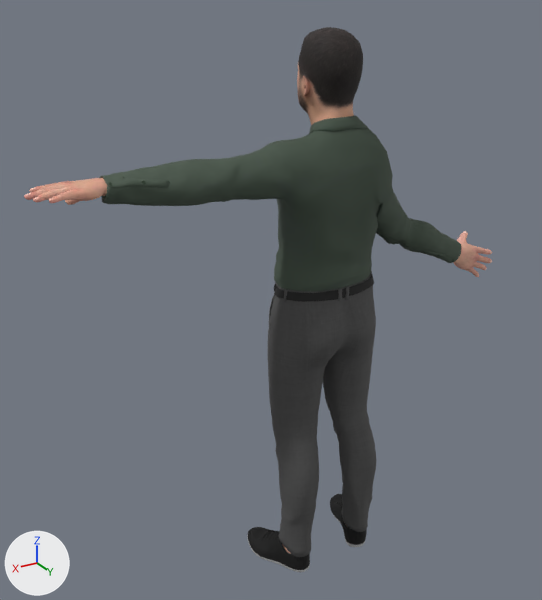
A saved change to the glTF model public/models/zelenski.glb.
Before and after are seen from a 50 mm lens placed at (1.29, 1.81, 1.931), pointed at (0.129, -0.123, 0.964). The axes (+X, +Y, +Z) are drawn at lower left. The lights are the same throughout. The first picture is the older version. Where no turn or scale is listed for an object, it has been applied to the vertices. Vertices at exactly the same position are counted once.

The older version as bpy lines, for what is in view:
```python
me_1 = bpy.data.meshes.new('1')
me_1.from_pydata(...)  # 6975 vertices, 13823 faces; spans x -0.092..0.096, y -0.143..0.087, z 1.456..1.803
me_1.materials.append(mat_avatarhead)  # picture img_image_1
me_avatarbody_avatarbody_0 = bpy.data.meshes.new('AvatarBody_AvatarBody_0')
me_avatarbody_avatarbody_0.from_pydata(...)  # 1833 vertices, 3548 faces; spans x -0.73..0.88, y -0.13..0.09, z 0.05..1.46
me_avatarbody_avatarbody_0.materials.append(mat_avatarbody)  # picture img_image_0
me_outfit_outfit_0 = bpy.data.meshes.new('outfit_outfit_0')
me_outfit_outfit_0.from_pydata(...)  # 13663 vertices, 25105 faces; spans x -0.56..0.69, y -0.16..0.14, z 0.0..1.57
me_outfit_outfit_0.materials.append(mat_outfit)  # picture img_image_6
ob_object_15 = bpy.data.objects.new('Object_15', me_outfit_outfit_0)
ob_object_15.location = (0.0, 0.0, 0.0)
ob_object_6 = bpy.data.objects.new('Object_6', me_avatarbody_avatarbody_0)
ob_object_6.location = (0.0, 0.0, 0.0)
ob_object_8 = bpy.data.objects.new('Object_8', me_1)
ob_object_8.location = (0.0, 0.0, 0.0)
```
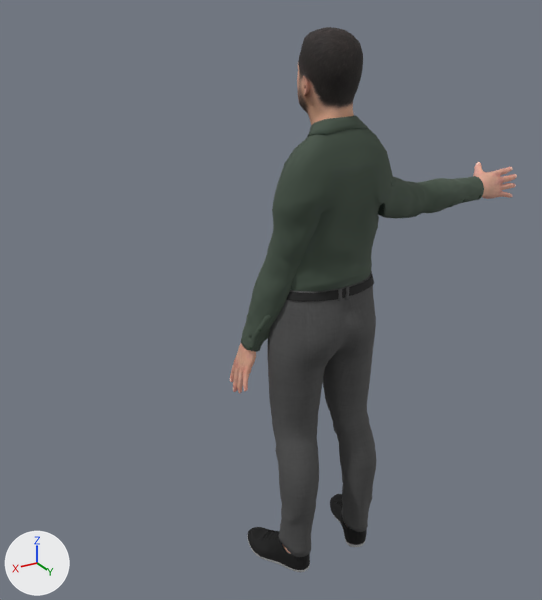
What differs and where, as boxes (x1, y1, x2, y2) in the pictures (542 x 600 px; the box of a moved part takes in the faces that stretch with it):
'Object_15', reshaped (33% narrower): before (100, 116, 461, 572); after (241, 116, 484, 572)
'Object_6', reshaped (39% narrower): before (24, 178, 492, 554); after (230, 162, 517, 554)
part 1 of me_avatarbody_avatarbody_0, moved or reshaped: before (24, 178, 107, 205); after (230, 344, 256, 393)
part 2 of me_avatarbody_avatarbody_0, moved or reshaped: before (453, 231, 492, 277); after (473, 162, 517, 199)
part 3 of me_outfit_outfit_0, moved or reshaped: before (100, 121, 461, 263); after (241, 121, 484, 352)

Patch to the scene script:
```diff
--- a/public/models/zelenski.glb.py
+++ b/public/models/zelenski.glb.py
@@ me_avatarbody_avatarbody_0 @@
 # used by ob_object_6; location = (0.0, 0.0, 0.0)
-me_avatarbody_avatarbody_0.from_pydata(...)  # 1833 vertices, 3548 faces; spans x -0.73..0.88, y -0.13..0.09, z 0.05..1.46
+me_avatarbody_avatarbody_0.from_pydata(...)  # 1833 vertices, 3548 faces; spans x -0.83..0.27, y -0.21..0.09, z 0.05..1.33
+# me_avatarbody_avatarbody_0 part 1: the loose piece of 866 vertices spanning x 0.66..0.88, y -0.13..0.02, z 1.38..1.46 is multiplied about its middle by the matrix ((0.219, 0.118, 0.969), (-0.118, 0.989, -0.093), (-0.969, -0.093, 0.23)), then moved by (-0.55, -0.08, -0.67)
+# me_avatarbody_avatarbody_0 part 2: the loose piece of 882 vertices spanning x -0.73..-0.51, y -0.06..0.03, z 0.93..1.09 is multiplied about its middle by the matrix ((0.91, -0.042, 0.412), (0.149, 0.961, -0.232), (-0.386, 0.272, 0.881)), then moved by (-0.09, -0.01, 0.25)
 me_avatarbody_avatarbody_0.materials.append(mat_avatarbody)
@@ me_outfit_outfit_0 @@
 # used by ob_object_15; location = (0.0, 0.0, 0.0)
-me_outfit_outfit_0.from_pydata(...)  # 13663 vertices, 25105 faces; spans x -0.56..0.69, y -0.16..0.14, z 0.0..1.57
+me_outfit_outfit_0.from_pydata(...)  # 13663 vertices, 25105 faces; spans x -0.63..0.25, y -0.16..0.14, z 0.0..1.57
+# me_outfit_outfit_0 part 3: 2068 of 13663 vertices moved; they spanned x -0.56..0.69, y -0.09..0.14, z 1.01..1.55 and now span x -0.63..0.25, y -0.15..0.14, z 0.82..1.55; mean shift (-0.18, -0.02, -0.15); largest move (0.69, -0.01, 1.41) -> (0.2, -0.08, 0.82)
+# other edits to the shape of me_outfit_outfit_0 do not show in these pictures
 me_outfit_outfit_0.materials.append(mat_outfit)
```
